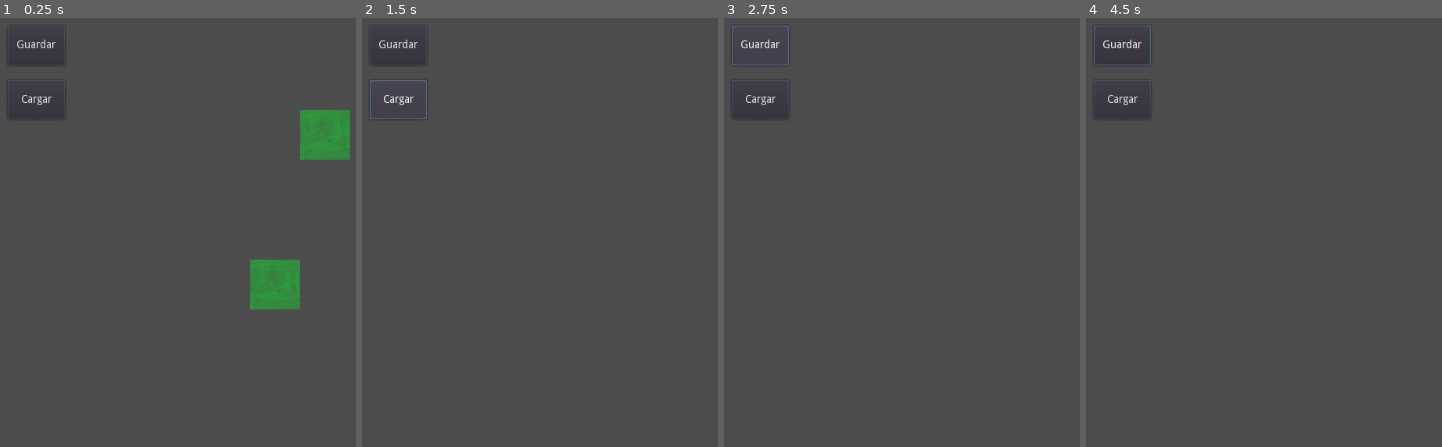
Above: before the commit, frames 1-4 (left to right).
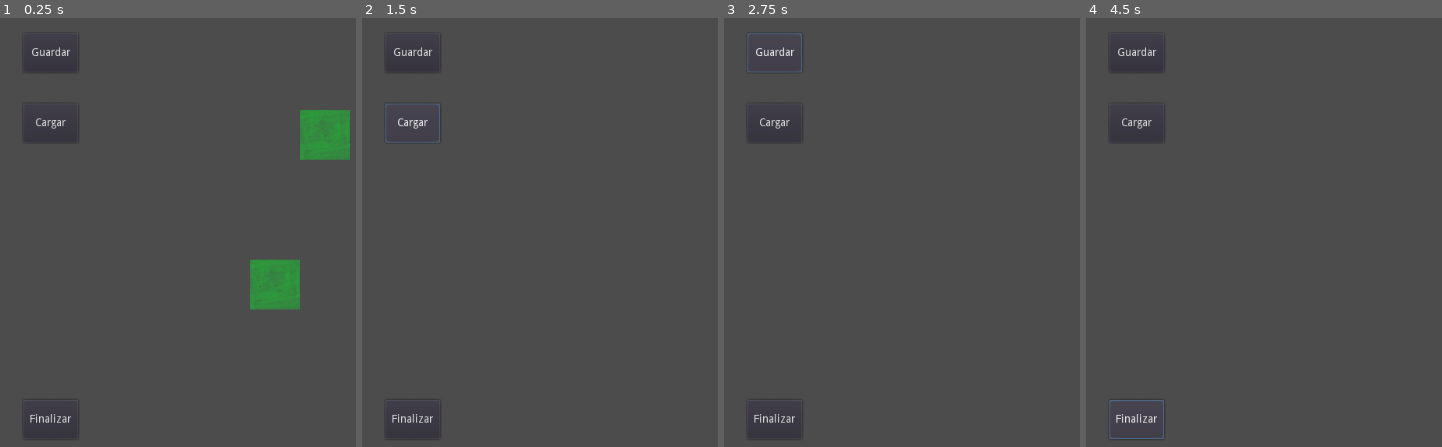
Above: after the commit, the same moments.

Repository: SergioJimenezM/EditorDeMapas
Game: Godot game, scene res://mapaProvicional.tscn
Same seed, same stepped clock (60 frames per second), same inputs: the game is played once before the commit and once after it.
Inputs (mouse positions are in pixels of both pictures, inside the frame that each line leads up to):
- Up to frame 1 (0.25 s): no input
- Up to frame 2 (1.5 s): click (411, 421) at 0.5 s, where only the run after the commit has a clickable "Finalizar"; click "Cargar" at 1.25 s
- Up to frame 3 (2.75 s): click "Guardar" at 2 s
- Up to frame 4 (4.5 s): click "Cargar" at 2.75 s; click "Guardar" at 3.5 s; click (1135, 421) at 4.25 s, where only the run after the commit has a clickable "Finalizar"

The runs differ from the first frame. In frame 1, 0.5% of the frame differs, in the area x 3-22%, y 3-98%; in frame 2, 0.8%, in the area x 2-22%, y 3-98%; in frame 3, 0.7%; in frame 4, 0.7%.
Error before the commit: Invalid call. Nonexistent function 'get_name' in base 'Nil'. (res://scripts/editorScript.gd:48)
Error after the commit: Invalid call. Nonexistent function 'get_name' in base 'Nil'. (res://scripts/editorScript.gd:53)

Commit message:
agregado el cambio de sprites con la rueda del raton, se guarda y carga la escena, seevita poner sprites sobre los botones dejando bloqueado un sector de la pantalla, casi todas las funciones del prototipo funcionan, se necesita implementar la seleccion de archivos y cargar el mapa a editar

Diff:
--- a/mapaProvicional.tscn
+++ b/mapaProvicional.tscn
@@ -12,21 +12,28 @@
 tile_data = PoolIntArray( 131078, 0, 0, 327685, 0, 0 )
 
 [node name="botonera" type="Control" parent="."]
-margin_right = 90.0
+margin_right = 140.0
 margin_bottom = 603.0
 
 [node name="Cargar" type="Button" parent="botonera"]
-margin_left = 10.0
-margin_top = 90.0
-margin_right = 83.0
-margin_bottom = 140.0
+margin_left = 30.0
+margin_top = 120.0
+margin_right = 100.0
+margin_bottom = 170.0
 text = "Cargar"
 
 [node name="Guardar" type="Button" parent="botonera"]
-margin_left = 10.0
-margin_top = 20.0
-margin_right = 83.0
-margin_bottom = 71.0
+margin_left = 30.0
+margin_top = 30.0
+margin_right = 100.0
+margin_bottom = 80.0
 text = "Guardar"
+
+[node name="Salir" type="Button" parent="botonera"]
+margin_left = 30.0
+margin_top = 500.0
+margin_right = 100.0
+margin_bottom = 550.0
+text = "Finalizar"
 [connection signal="pressed" from="botonera/Cargar" to="." method="cargar"]
 [connection signal="pressed" from="botonera/Guardar" to="." method="guardar"]
--- a/scripts/editorScript.gd
+++ b/scripts/editorScript.gd
@@ -1,13 +1,14 @@
 extends Node2D
 
 #primero funcion los botones izquierdo y derecho
-#la escena debe tener mas controles, cambiando los tiles a colocar
 #codigo de prototipo finalizado 21/sep/19
+#ultimo avance 28/feb/20
 # :3
 #de anubarak para quien lo necesite
 #licencia MIT :D
 
 var loDeLosTiles
+var spriteActual = 0
 
 func _ready():
 	loDeLosTiles = get_node("loDeLosTiles")
@@ -15,9 +16,13 @@
 
 func _input(event):
 	if(event is InputEventMouseButton and event.is_pressed()):
+		if(event.button_index == BUTTON_WHEEL_UP or event.button_index == BUTTON_WHEEL_DOWN):
+			if(spriteActual == 0):
+				spriteActual = 1
+			else:
+				spriteActual = 0
 		#toma las presiones del mouse despues de el punto 130
 		#esto por que no quiero estorbarle a los botones
-
 		#¿ahora como carajos muevo la camara con la posicion del mouse
 		#sin romper ese limite arbitrario?
 		if(event.position.x > 130):
@@ -25,8 +30,8 @@
 				#en caso de presionar el boton izquierdo
 				var tilePos = loDeLosTiles.world_to_map(event.position)
 				#toma un vector(x,y) y lo traduce en coordenadas de malla
-				loDeLosTiles.set_cellv(tilePos, 0)
-				#cambia la celda de la posicion por el sprite 0
+				loDeLosTiles.set_cellv(tilePos, spriteActual)
+				#cambia la celda de la posicion por el sprite(0:yerba 1:tierra)
 			if(event.button_index == BUTTON_RIGHT and event.pressed):
 				#igual pero con el boton contrario
 				var tilePos = loDeLosTiles.world_to_map(event.position)
@@ -48,3 +53,8 @@
 	print(loDeLosTiles.get_name())
 	desarchivar.close()
 	add_child(loDeLosTiles)
+
+func salir():
+	guardar()
+
+	pass
